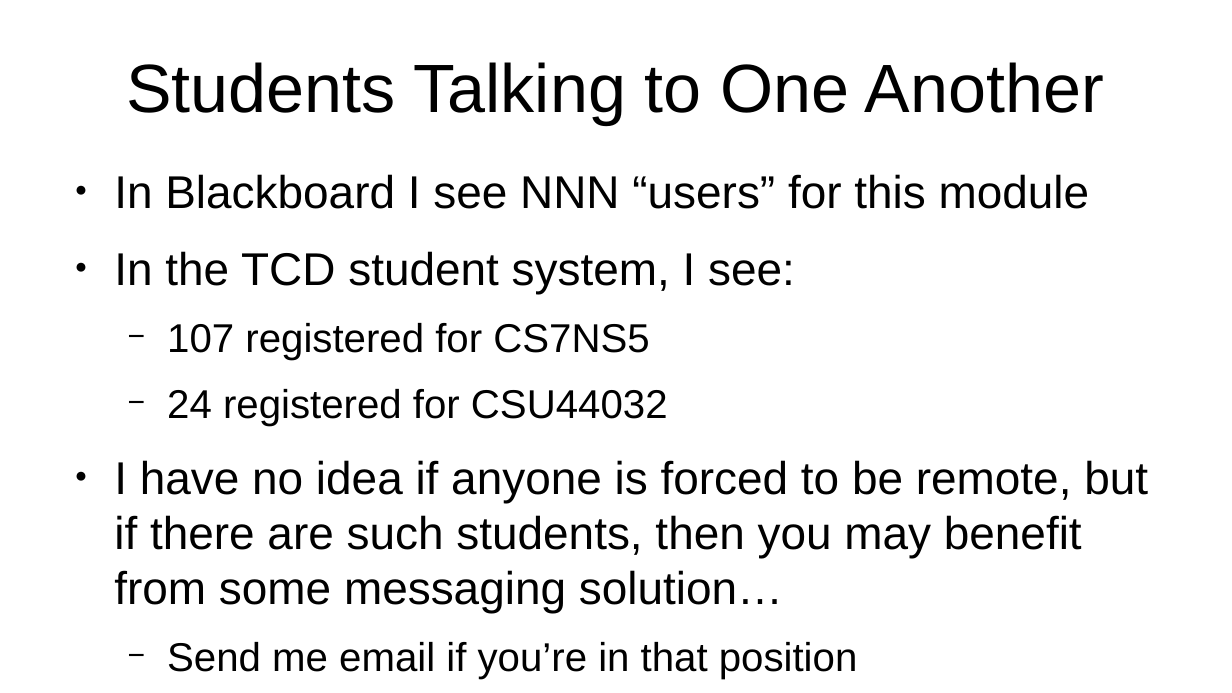
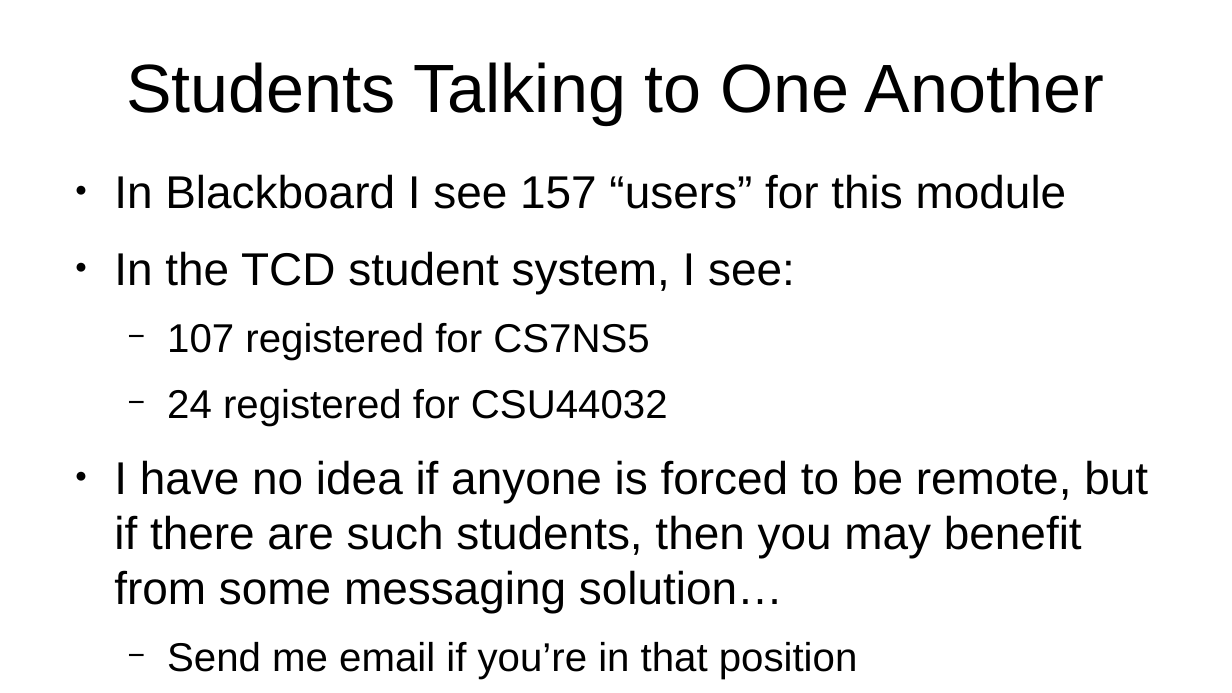
Before and after one commit to sftcd/cs7053, a slide deck: slide 5 of 2022lectures/00-quick-intro.odp. Drawn at 1232x693 pixels with LibreOffice and Linux fonts; fonts in the diff are those of the drawing. Boxes give left, top, right and bottom in pixels: in the first picture for what was removed or moved away, otherwise in the second. Text is boxed around its words. In the diff, an @@ line names an element or a change of style, - is before the commit and + after.

```diff
--- a/2022lectures/00-quick-intro.odp
+++ b/2022lectures/00-quick-intro.odp
@@ text at [114,174,1067,209]: text changed @@
-● In Blackboard I see NNN “users” for this module
+● In Blackboard I see 157 “users” for this module
```
Also in this commit, not shown: 1 other slide changed, 4 other files.
